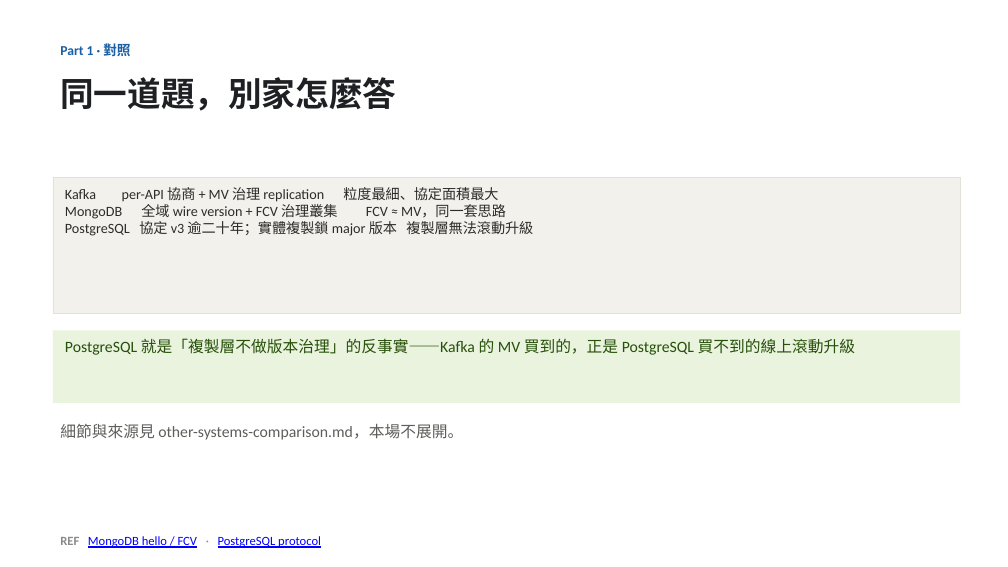
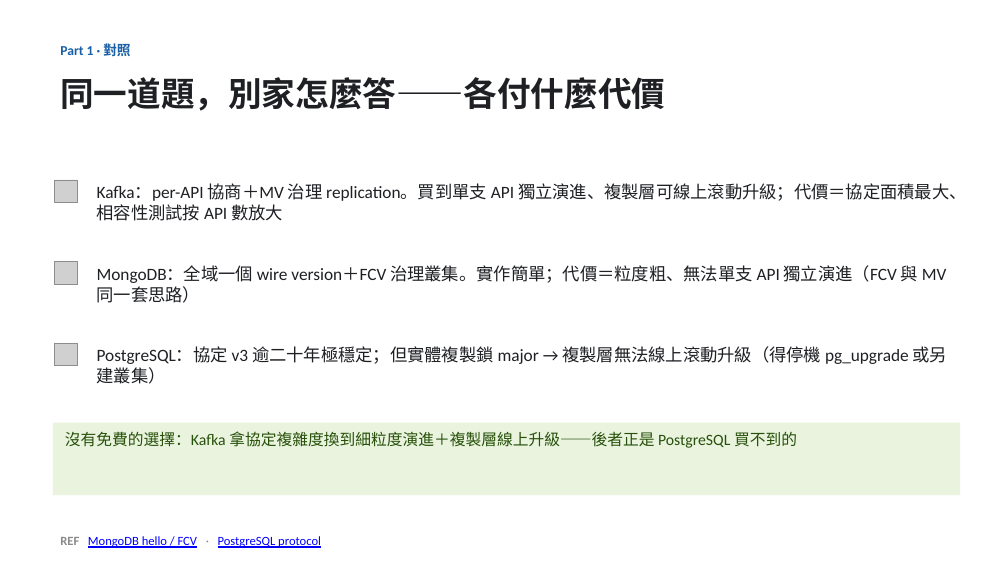
Before and after one commit to unknowntpo/kafka, a slide deck: slide 8 of study/version-control/kafka-version-negotiation.pptx. Drawn at 1008x567 pixels with LibreOffice and Linux fonts; fonts in the diff are those of the drawing; grey boxes stand for pictures. Boxes give left, top, right and bottom in pixels: in the first picture for what was removed or moved away, otherwise in the second. Text is boxed around its words. In the diff, an @@ line names an element or a change of style, - is before the commit and + after.

```diff
--- a/study/version-control/kafka-version-negotiation.pptx
+++ b/study/version-control/kafka-version-negotiation.pptx
@@ text at box(60, 77, 665, 111): text changed @@
-同一道題，別家怎麼答
+同一道題，別家怎麼答——各付什麼代價
@@ rectangle removed at box(53, 178, 960, 314) @@
-Kafka per-API 協商 + MV 治理 replication 粒度最細、協定面積最大
-MongoDB 全域 wire version + FCV 治理叢集 FCV ≈ MV，同一套思路
-PostgreSQL 協定 v3 逾二十年；實體複製鎖 major 版本 複製層無法滾動升級
@@ picture added at box(54, 180, 77, 203) @@
@@ text added at box(97, 183, 967, 221), 16.5 pt, text #1E2024 @@
+Kafka：per-API 協商＋MV 治理 replication。買到單支 API 獨立演進、複製層可線上滾動升級；代價＝協定面積最大、相容性測試按 API 數放大
@@ picture added at box(54, 262, 77, 284) @@
@@ text added at box(97, 265, 947, 303), 16.5 pt, text #1E2024 @@
+MongoDB：全域一個 wire version＋FCV 治理叢集。實作簡單；代價＝粒度粗、無法單支 API 獨立演進（FCV 與 MV 同一套思路）
@@ rectangle removed at box(53, 330, 960, 403) @@
-PostgreSQL 就是「複製層不做版本治理」的反事實——Kafka 的 MV 買到的，正是 PostgreSQL 買不到的線上滾動升級
@@ picture added at box(54, 343, 77, 366) @@
@@ text added at box(97, 346, 948, 384), 16.5 pt, text #1E2024 @@
+PostgreSQL：協定 v3 逾二十年極穩定；但實體複製鎖 major → 複製層無法線上滾動升級（得停機 pg_upgrade 或另建叢集）
@@ rectangle added at box(53, 423, 960, 495), fill #E9F3DE, 15 pt, text #27500A @@
+沒有免費的選擇：Kafka 拿協定複雜度換到細粒度演進＋複製層線上升級——後者正是 PostgreSQL 買不到的
@@ text removed at box(60, 424, 463, 440) @@
-細節與來源見 other-systems-comparison.md，本場不展開。
```
Also in this commit, not shown: 3 other slides changed, 3 other files.
